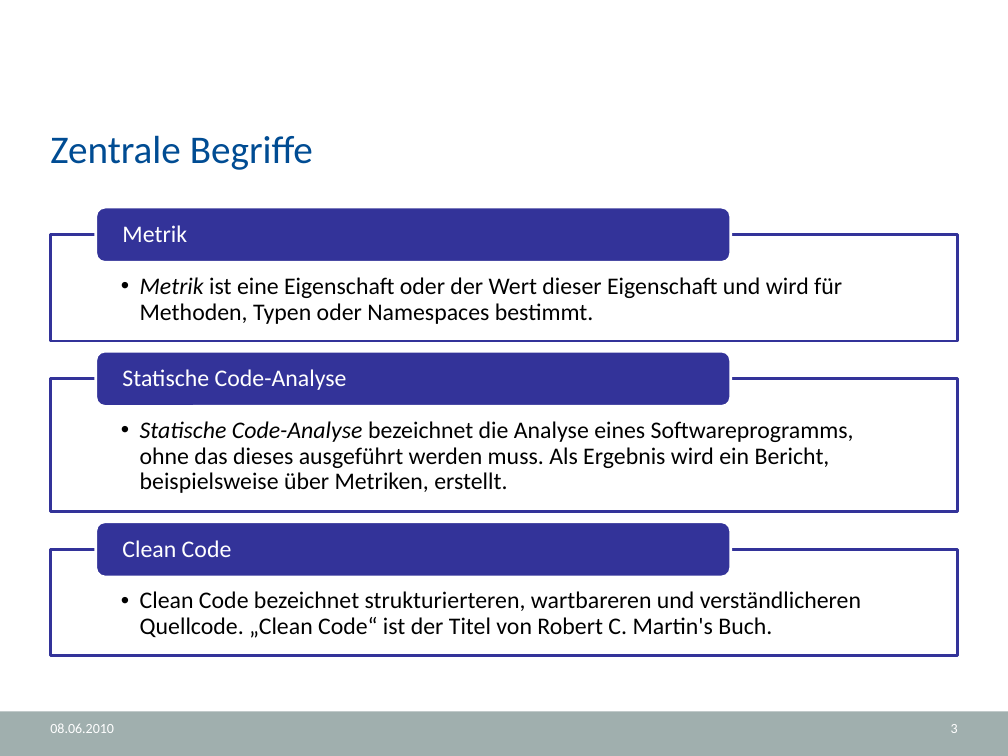
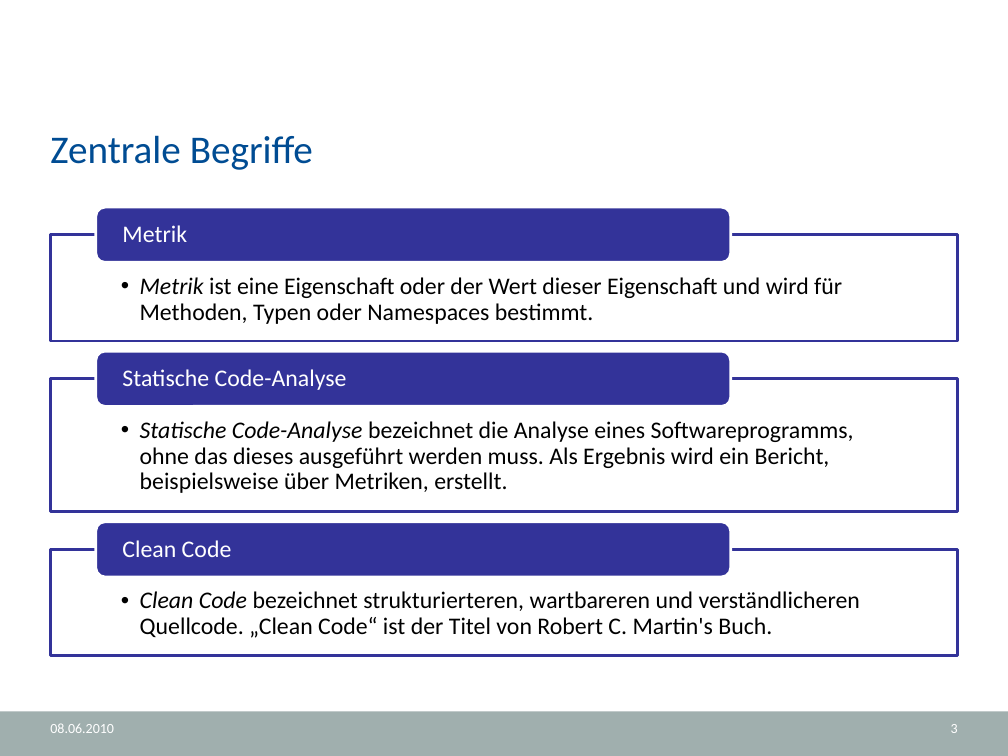
Before and after one commit to halllo/MTSS12, a slide deck: slide 3 of text/Usus.NET.pptx. Drawn at 1008x756 pixels with LibreOffice and Linux fonts; fonts in the diff are those of the drawing; background and template pictures are left out. Boxes give left, top, right and bottom in pixels: in the first picture for what was removed or moved away, otherwise in the second. Text is boxed around its words. In the diff, an @@ line names an element or a change of style, - is before the commit and + after.

```diff
--- a/text/Usus.NET.pptx
+++ b/text/Usus.NET.pptx
@@ text "Clean Code bezeichnet strukturierteren, wartbareren ..." at (x1=140, y1=591, x2=860, y2=638): italic on in "Clean Code" @@
```
Also in this commit, not shown: 57 other slides changed, 2 other files.
